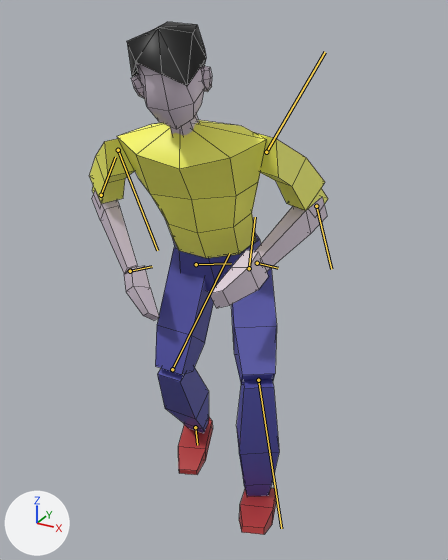
The FBX model Assets/Jogador/NovoAnimator/runBasic.fbx as it was, and as the next commit left it.
The view is the same before and after, from a 50 mm lens placed at (0.258, -0.458, 0.215), pointed at (0.009, -0.004, -0.012). Lighting does not change. The marker at lower left points along +X, +Y and +Z. Both versions are drawn at frame 7 of the action 'Take 001'; the numbers are the values there. The bones that change are drawn over the model as lines. Mesh edges are drawn as thin lines.

Objects in the first picture: 'D_braco', 'D_mao', 'D_ombro', 'D_pe', 'D_perna01', 'D_perna02', 'E_braco', 'E_mao1', 'E_ombro', 'E_pe', 'E_perna01', 'E_perna02', 'cabelo', 'head', 'pelvis', 'torso'.
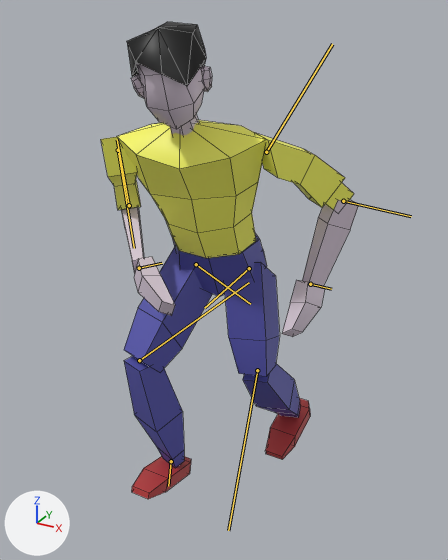
What differs and where, as boxes [x1, y1, x2, y2] in the pictures (448 x 560 px):
```json
{"object": "D_perna01", "change": "posed", "before": [155, 248, 214, 375], "after": [124, 247, 212, 372], "on screen": "48% wider"}
{"object": "D_perna02", "change": "posed", "before": [157, 367, 209, 433], "after": [124, 356, 184, 468]}
{"object": "E_perna02", "change": "posed", "before": [236, 379, 279, 496], "after": [243, 364, 300, 418], "on screen": "32% wider, 53% shorter"}
{"object": "E_perna01", "change": "posed", "before": [231, 268, 277, 385], "after": [224, 262, 280, 376]}
{"object": "E_braco", "change": "posed", "before": [256, 197, 327, 272], "after": [302, 200, 359, 288], "on screen": "19% narrower, 17% taller"}
{"object": "E_ombro", "change": "posed", "before": [253, 132, 328, 211], "after": [254, 132, 354, 210], "on screen": "33% wider"}
{"object": "E_mao1", "change": "posed", "before": [210, 250, 268, 308], "after": [282, 280, 325, 337], "on screen": "25% narrower"}
{"object": "E_pe", "change": "posed", "before": [239, 488, 277, 534], "after": [265, 398, 310, 460], "on screen": "18% wider, 34% taller"}
{"object": "D_pe", "change": "posed", "before": [178, 417, 213, 475], "after": [132, 456, 191, 499], "on screen": "67% wider, 25% shorter"}
{"object": "D_ombro", "change": "posed", "before": [90, 139, 135, 204], "after": [101, 137, 141, 210], "on screen": "11% narrower, 12% taller"}
{"object": "D_braco", "change": "posed", "before": [92, 190, 137, 274], "after": [121, 207, 144, 273]}
{"object": "D_mao", "change": "posed", "before": [124, 266, 159, 320], "after": [134, 257, 175, 316], "on screen": "17% wider, 9% taller"}
{"bone": "E_coxa", "before": "(249, 268) to (255, 217)", "after": "(249, 268) to (204, 308)"}
{"bone": "E_joelho", "before": "(258, 380) to (281, 528)", "after": "(257, 370) to (228, 530)"}
{"bone": "D_coxa", "before": "(196, 264) to (231, 263)", "after": "(196, 264) to (250, 304)"}
{"bone": "D_joelho", "before": "(172, 369) to (229, 253)", "after": "(139, 360) to (249, 282)"}
{"bone": "D_calcanhar", "before": "(195, 427) to (197, 445)", "after": "(171, 461) to (168, 486)"}
{"bone": "D_ombro", "before": "(118, 150) to (157, 250)", "after": "(118, 150) to (134, 248)"}
{"bone": "D_cotovelo", "before": "(101, 195) to (115, 157)", "after": "(129, 205) to (117, 139)"}
{"bone": "D_pulso", "before": "(130, 271) to (152, 266)", "after": "(139, 268) to (162, 263)"}
{"bone": "E_ombro", "before": "(266, 152) to (325, 52)", "after": "(266, 152) to (332, 44)"}
{"bone": "E_cotovelo", "before": "(316, 206) to (331, 269)", "after": "(343, 201) to (411, 216)"}
{"bone": "E_pulso", "before": "(257, 263) to (278, 268)", "after": "(310, 284) to (331, 289)"}
```

Edits to the scene script, one JSON object a line:
```json
{"block": "bone_e_coxa", "where": "bone_e_coxa = bpy.data.objects['Armature'].pose.bones['E_coxa']  # child of 'centro'"}
{"op": "set", "path": "bone_e_coxa.rotation_quaternion", "old": "(1.0, 0.0, 0.0, 0.0)", "new": "(0.921, 0.205, -0.048, -0.327)", "note": "degrees (0, 0, 0) -> degrees (24, 3, -39)"}
{"block": "bone_e_joelho", "where": "bone_e_joelho = bpy.data.objects['Armature'].pose.bones['E_joelho']  # child of 'E_coxa'"}
{"op": "set", "path": "bone_e_joelho.rotation_quaternion", "old": "(1.0, 0.0, 0.0, 0.0)", "new": "(0.997, 0.0, 0.0, 0.074)", "note": "degrees (0, 0, 0) -> degrees (0, 0, 9)"}
{"block": "bone_d_coxa", "where": "bone_d_coxa = bpy.data.objects['Armature'].pose.bones['D_coxa']  # child of 'centro'"}
{"op": "set", "path": "bone_d_coxa.rotation_quaternion", "old": "(1.0, 0.0, 0.0, 0.0)", "new": "(0.964, -0.194, 0.08, 0.163)", "note": "degrees (0, 0, 0) -> degrees (-21, 13, 17)"}
{"block": "bone_d_joelho", "where": "bone_d_joelho = bpy.data.objects['Armature'].pose.bones['D_joelho']  # child of 'D_coxa'"}
{"op": "set", "path": "bone_d_joelho.rotation_quaternion", "old": "(1.0, 0.0, 0.0, 0.0)", "new": "(0.999, 0.0, 0.0, -0.037)", "note": "degrees (0, 0, 0) -> degrees (0, 0, -4)"}
{"block": "bone_d_calcanhar", "where": "bone_d_calcanhar = bpy.data.objects['Armature'].pose.bones['D_calcanhar']  # child of 'D_joelho'"}
{"op": "set", "path": "bone_d_calcanhar.rotation_quaternion", "old": "(1.0, 0.0, 0.0, 0.0)", "new": "(0.999, -0.046, -0.024, 0.002)", "note": "degrees (0, 0, 0) -> degrees (-5, -3, 0)"}
{"block": "bone_d_ombro", "where": "bone_d_ombro = bpy.data.objects['Armature'].pose.bones['D_ombro']  # child of 'torsoCentro'"}
{"op": "set", "path": "bone_d_ombro.rotation_quaternion", "old": "(1.0, 0.0, 0.0, 0.0)", "new": "(0.982, -0.11, 0.126, -0.09)", "note": "degrees (0, 0, 0) -> degrees (-14, 13, -12)"}
{"block": "bone_d_cotovelo", "where": "bone_d_cotovelo = bpy.data.objects['Armature'].pose.bones['D_cotovelo']  # child of 'D_ombro'"}
{"op": "set", "path": "bone_d_cotovelo.rotation_quaternion", "old": "(1.0, 0.0, 0.0, 0.0)", "new": "(0.991, 0.0, 0.0, -0.137)", "note": "degrees (0, 0, 0) -> degrees (0, 0, -16)"}
{"block": "bone_d_pulso", "where": "bone_d_pulso = bpy.data.objects['Armature'].pose.bones['D_pulso']  # child of 'D_cotovelo'"}
{"op": "set", "path": "bone_d_pulso.rotation_quaternion", "old": "(1.0, 0.0, 0.0, 0.0)", "new": "(0.983, -0.104, 0.0, 0.152)", "note": "degrees (0, 0, 0) -> degrees (-12, 2, 17)"}
{"block": "bone_e_ombro", "where": "bone_e_ombro = bpy.data.objects['Armature'].pose.bones['E_ombro']  # child of 'torsoCentro'"}
{"op": "set", "path": "bone_e_ombro.rotation_quaternion", "old": "(1.0, 0.0, 0.0, 0.0)", "new": "(0.983, 0.106, -0.132, 0.075)", "note": "degrees (0, 0, 0) -> degrees (11, -16, 7)"}
{"block": "bone_e_cotovelo", "where": "bone_e_cotovelo = bpy.data.objects['Armature'].pose.bones['E_cotovelo']  # child of 'E_ombro'"}
{"op": "set", "path": "bone_e_cotovelo.rotation_quaternion", "old": "(1.0, 0.0, 0.0, 0.0)", "new": "(0.943, 0.0, 0.0, 0.333)", "note": "degrees (0, 0, 0) -> degrees (0, 0, 39)"}
{"block": "bone_e_pulso", "where": "bone_e_pulso = bpy.data.objects['Armature'].pose.bones['E_pulso']  # child of 'E_cotovelo'"}
{"op": "set", "path": "bone_e_pulso.rotation_quaternion", "old": "(1.0, 0.0, 0.0, 0.0)", "new": "(0.971, 0.198, -0.076, -0.106)", "note": "degrees (0, 0, 0) -> degrees (24, -6, -14)"}
```
